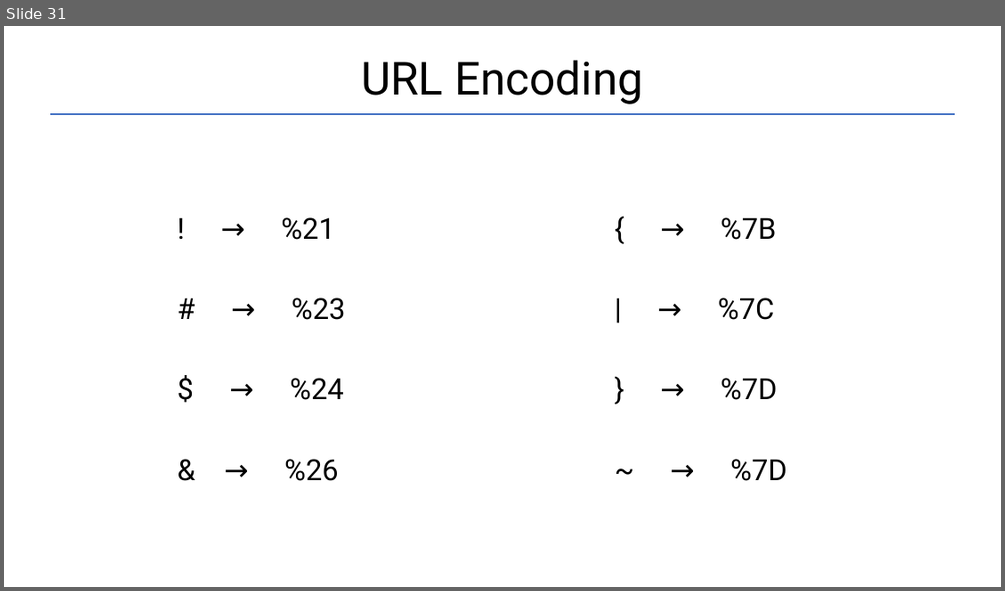
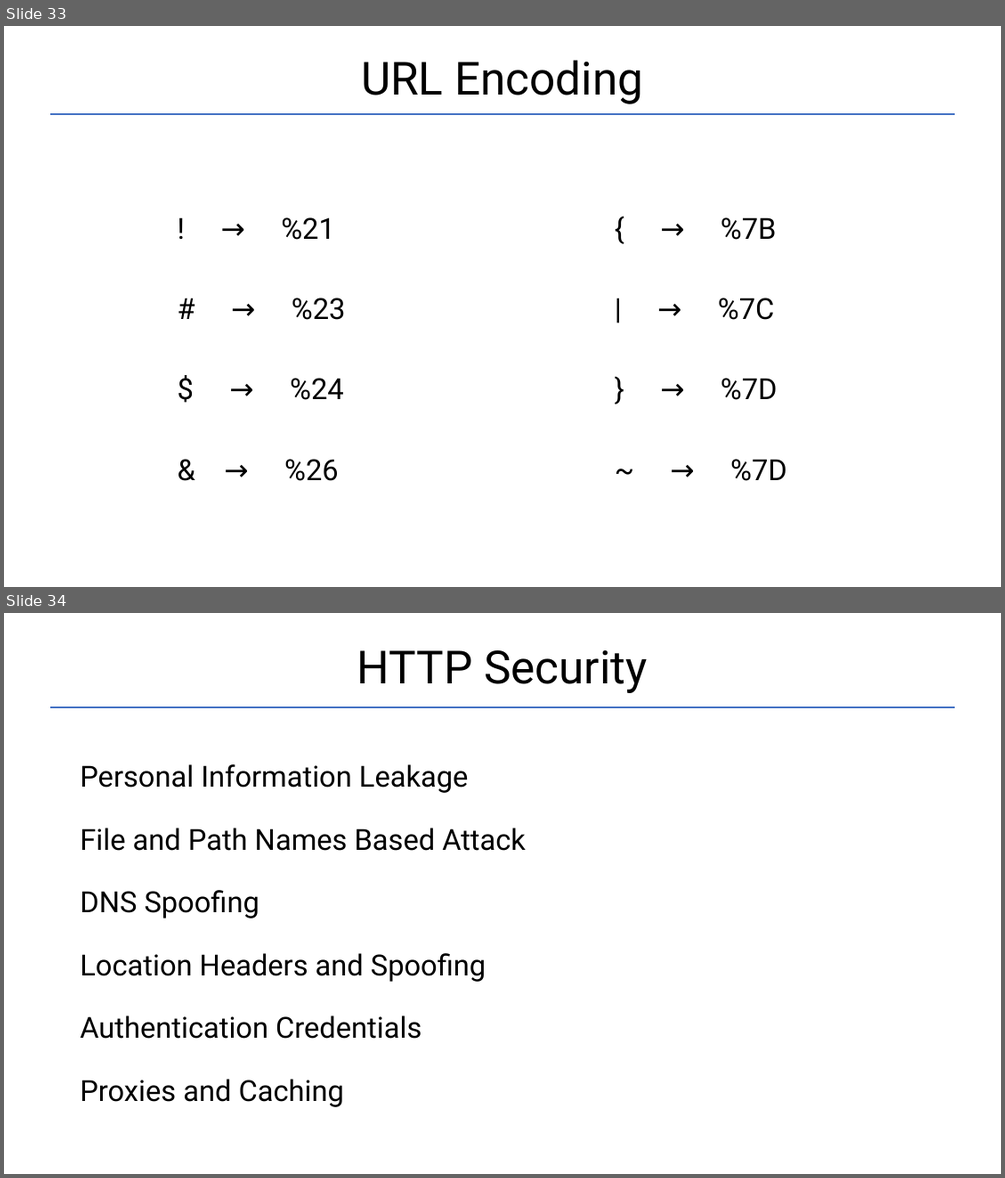
Before and after one commit to Garnik94/Levelup_presentations, a slide deck: Http/Http_presentation.pptx. Shown one above the other, each under a label of ours: slide 31 before the commit, slides 33 and 34 after it. The pictures are 1005x591 and 1005x1178 pixels, drawn with LibreOffice and Linux fonts; fonts in the diff are those of the drawing. Boxes give left, top, right and bottom in pixels: in the first picture for what was removed or moved away, otherwise in the second. Text is boxed around its words. In the diff, an @@ line names an element or a change of style, - is before the commit and + after.

```diff
--- a/Http/Http_presentation.pptx
+++ b/Http/Http_presentation.pptx
@@ slide 34 added at box(4, 613, 1001, 1174), background #FFFFFF @@
@@ title added at box(357, 650, 647, 693), 44 pt, text #000000 @@
+HTTP Security
@@ line added from (50, 707) to (955, 707), #4472C4 1.5 pt @@
@@ text added at box(80, 764, 526, 1107), 28 pt, text #000000 @@
+Personal Information Leakage
+File and Path Names Based Attack
+DNS Spoofing
+Location Headers and Spoofing
+Authentication Credentials
+Proxies and Caching
@@ what was slide 31 is now slide 33 @@
```
Also in this commit, not shown: 3 slides changed, 2 other slides added, 3 other files.
